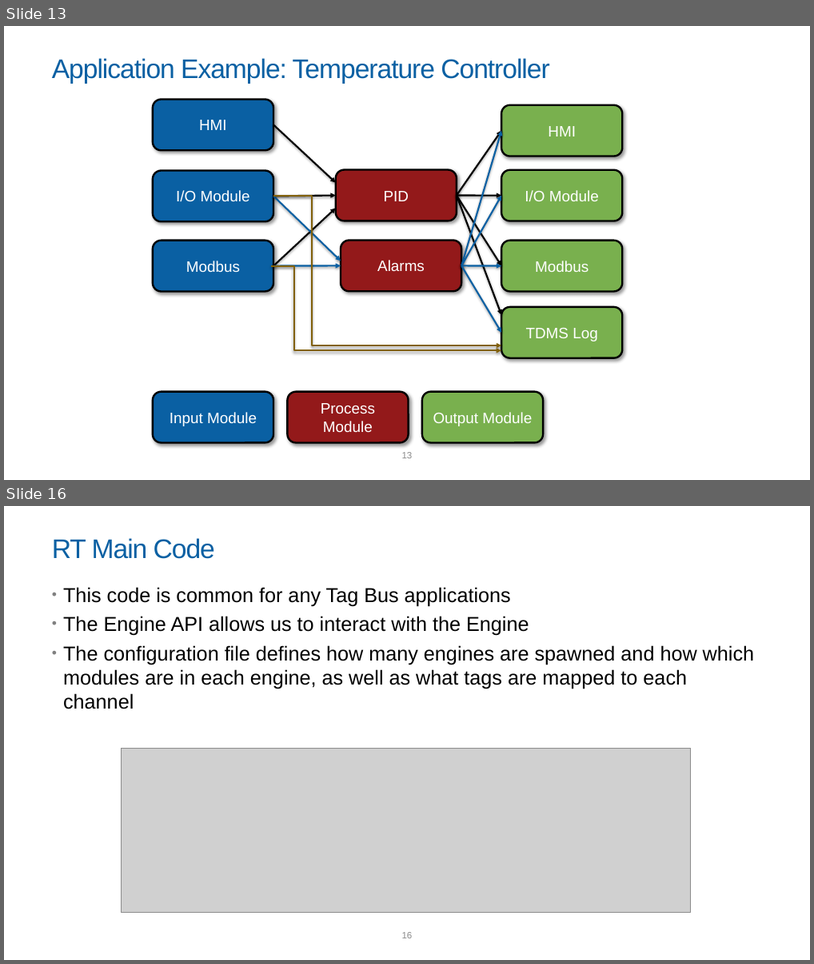
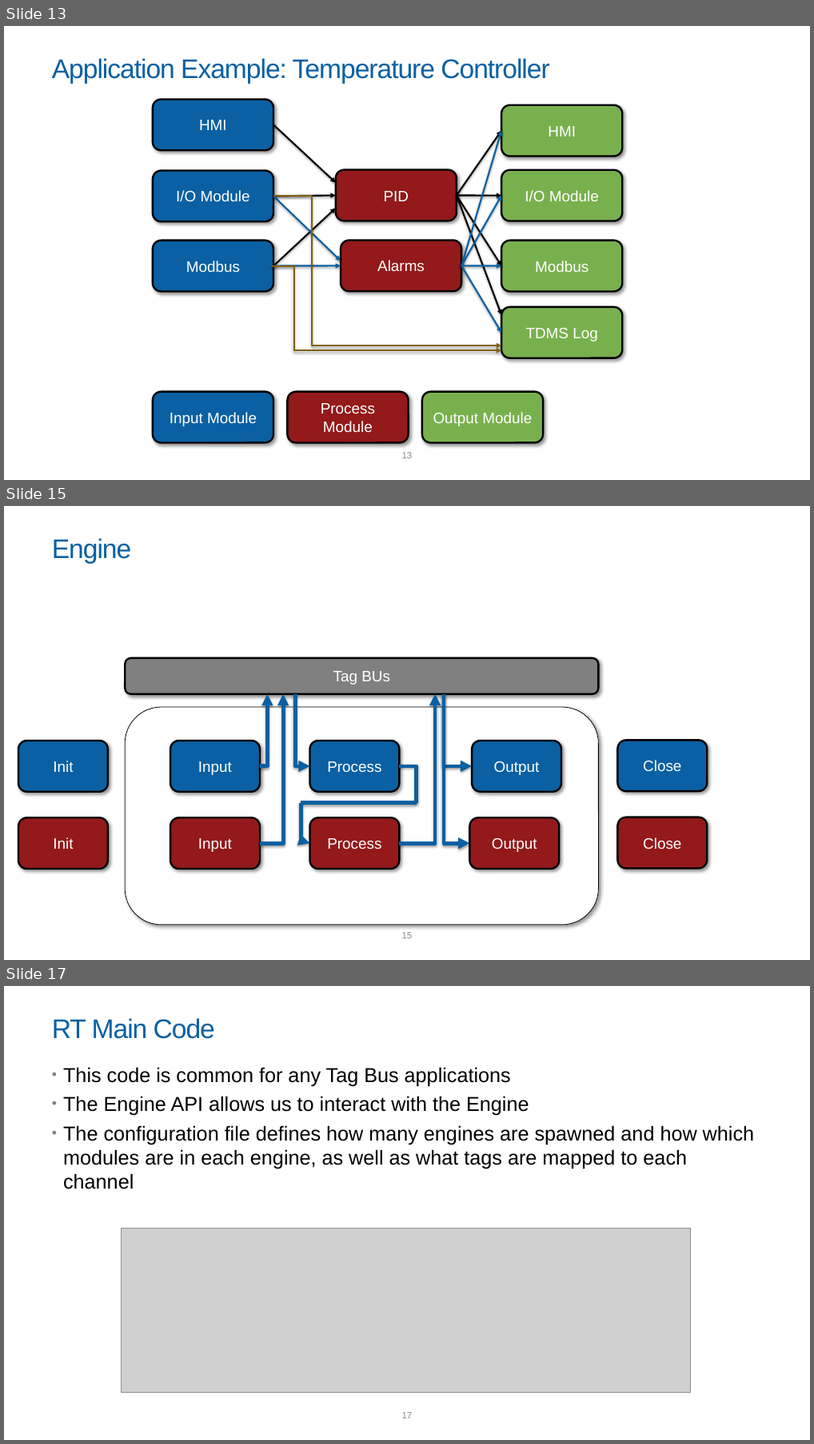
Before and after one commit to LabVIEW-DCAF/Documentation, a slide deck: Introduction to DCAF.pptx. Shown one above the other, each under a label of ours: slides 13 and 16 before the commit, slides 13, 15 and 17 after it; the slides between them are not shown. The pictures are 814x964 and 814x1444 pixels, drawn with LibreOffice and Linux fonts; fonts in the diff are those of the drawing; grey boxes stand for pictures; background and template pictures are left out. Boxes give left, top, right and bottom in pixels: in the first picture for what was removed or moved away, otherwise in the second. Text is boxed around its words. In the diff, an @@ line names an element or a change of style, - is before the commit and + after.

```diff
--- a/Introduction to DCAF.pptx
+++ b/Introduction to DCAF.pptx
@@ slide 15 added at (4,506,810,960), background picture (left out); not listed: 1 template element that a slide beside it also shows @@
@@ title added at (52,538,131,564), 32 pt, text #0A60A3 @@
+Engine
@@ rounded rectangle added at (125,658,598,694), fill #808080, outline #000000 2.25 pt, 18 pt, text #FFFFFF @@
+Tag BUs
@@ elbow arrow added from (260, 766) to (268, 694), #0A60A3 4.5 pt @@
@@ elbow arrow added from (260, 843) to (283, 694), #0A60A3 4.5 pt @@
@@ elbow arrow added from (295, 694) to (310, 766), #0A60A3 4.5 pt @@
@@ elbow arrow added from (400, 843) to (435, 694), #0A60A3 4.5 pt @@
@@ elbow arrow added from (444, 695) to (472, 766), #0A60A3 4.5 pt @@
@@ elbow arrow added from (444, 694) to (470, 843), #0A60A3 4.5 pt @@
@@ rounded rectangle added at (125,707,598,924), fill #FFFFFF, outline #000000 0.75 pt @@
@@ rounded rectangle added at (18,740,108,792), fill #0A60A3, outline #000000 2.25 pt, 18 pt, text #FFFFFF @@
+Init
@@ rounded rectangle added at (170,740,260,792), fill #0A60A3, outline #000000 2.25 pt, 18 pt, text #FFFFFF @@
+Input
@@ rounded rectangle added at (310,740,400,792), fill #0A60A3, outline #000000 2.25 pt, 18 pt, text #FFFFFF @@
+Process
@@ rounded rectangle added at (472,740,562,792), fill #0A60A3, outline #000000 2.25 pt, 18 pt, text #FFFFFF @@
+Output
@@ rounded rectangle added at (618,740,707,791), fill #0A60A3, outline #000000 2.25 pt, 18 pt, text #FFFFFF @@
+Close
@@ elbow line added from (400, 766) to (417, 803), #0A60A3 4.5 pt @@
@@ rounded rectangle added at (18,817,108,868), fill #93191A, outline #000000 2.25 pt, 18 pt, text #FFFFFF @@
+Init
@@ rounded rectangle added at (170,817,260,868), fill #93191A, outline #000000 2.25 pt, 18 pt, text #FFFFFF @@
+Input
@@ line added from (417, 803) to (301, 803), #0A60A3 4.5 pt @@
@@ elbow arrow added from (302, 803) to (310, 843), #0A60A3 4.5 pt @@
@@ rounded rectangle added at (310,817,400,868), fill #93191A, outline #000000 2.25 pt, 18 pt, text #FFFFFF @@
+Process
@@ rounded rectangle added at (470,817,559,868), fill #93191A, outline #000000 2.25 pt, 18 pt, text #FFFFFF @@
+Output
@@ rounded rectangle added at (618,817,707,868), fill #93191A, outline #000000 2.25 pt, 18 pt, text #FFFFFF @@
+Close
@@ what was slide 16 is now slide 17 @@
@@ page number at (402,1412,413,1418): text changed @@
-16
+17
```
Also in this commit, not shown: 3 slides changed, 1 other file.
